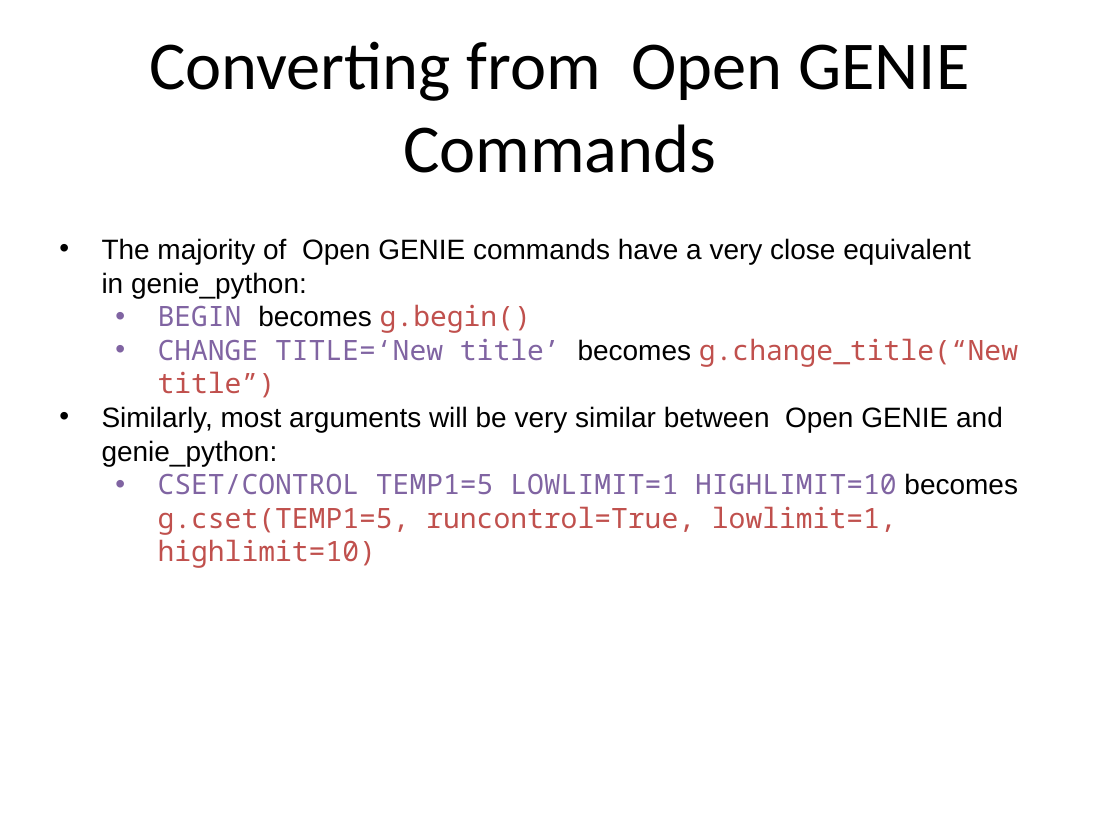
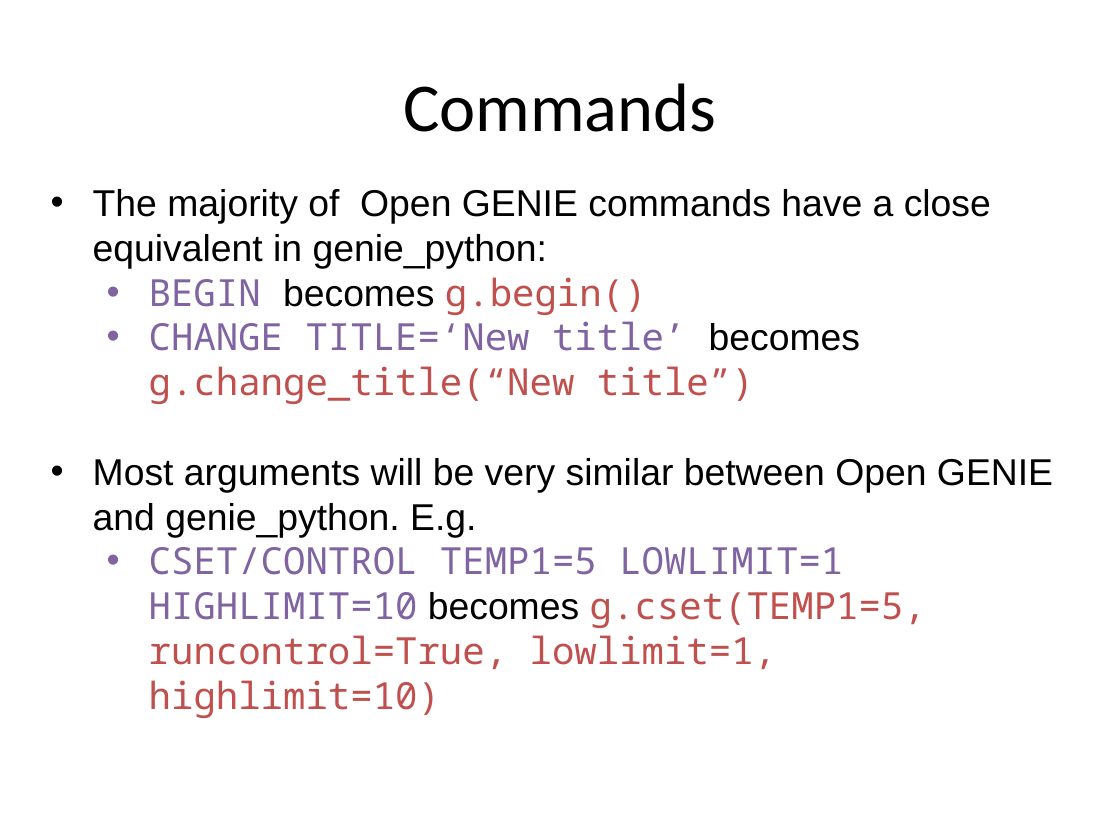
Before and after one commit to ISISComputingGroup/ibex_user_manual, a slide deck: slide 39 of genie_python_and_ibex/genie_python_and_ibex.pptx (slide 31 before the commit). Drawn at 1120x840 pixels with LibreOffice and Linux fonts; fonts in the diff are those of the drawing; background and template pictures are left out. Boxes give left, top, right and bottom in pixels: in the first picture for what was removed or moved away, otherwise in the second. Text is boxed around its words. In the diff, an @@ line names an element or a change of style, - is before the commit and + after.

Commit message:
Uploaded latest genie_python and ibex training slides

```diff
--- a/genie_python_and_ibex/genie_python_and_ibex.pptx
+++ b/genie_python_and_ibex/genie_python_and_ibex.pptx
@@ title at <box>403,83,716,132</box>: text changed @@
-Converting from Open GENIE
-Commands
+Commands
@@ text "The majority of Open GENIE ...": place and size @@
-text "The majority of Open GENIE ..." at <box>102,238,1018,568</box>
+text "The majority of Open GENIE ..." at <box>93,189,1053,670</box>
@@ text at <box>93,189,991,269</box>: text changed; size 18 to 24 pt @@
-• The majority of Open GENIE commands have a very close equivalent in genie_python:
+• The majority of Open GENIE commands have a close equivalent in genie_python:
@@ text at <box>149,277,926,670</box>: size 18 to 24 pt in "BEGIN becomes g.begin()", "CHANGE TITLE=‘New title’ becomes g.change_title(“New title”)", "CSET/CONTROL TEMP1=5 LOWLIMIT=1 HIGHLIMIT=10 becomes g.cset( ..." @@
@@ text at <box>93,458,1053,537</box>: text changed; size 18 to 24 pt @@
-• Similarly, most arguments will be very similar between Open GENIE and genie_python:
+• Most arguments will be very similar between Open GENIE and genie_python. E.g.
```
Also in this commit, not shown: 31 other slides changed, 16 slides added, 1 slide removed.
